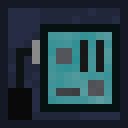
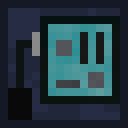
Comparing the layer stacks of the two 128 x 128 images. Changes:
painted on "fg" over [16, 24, 120, 112]
painted on "mainboard_tier3.png" over [40, 16, 120, 112]
